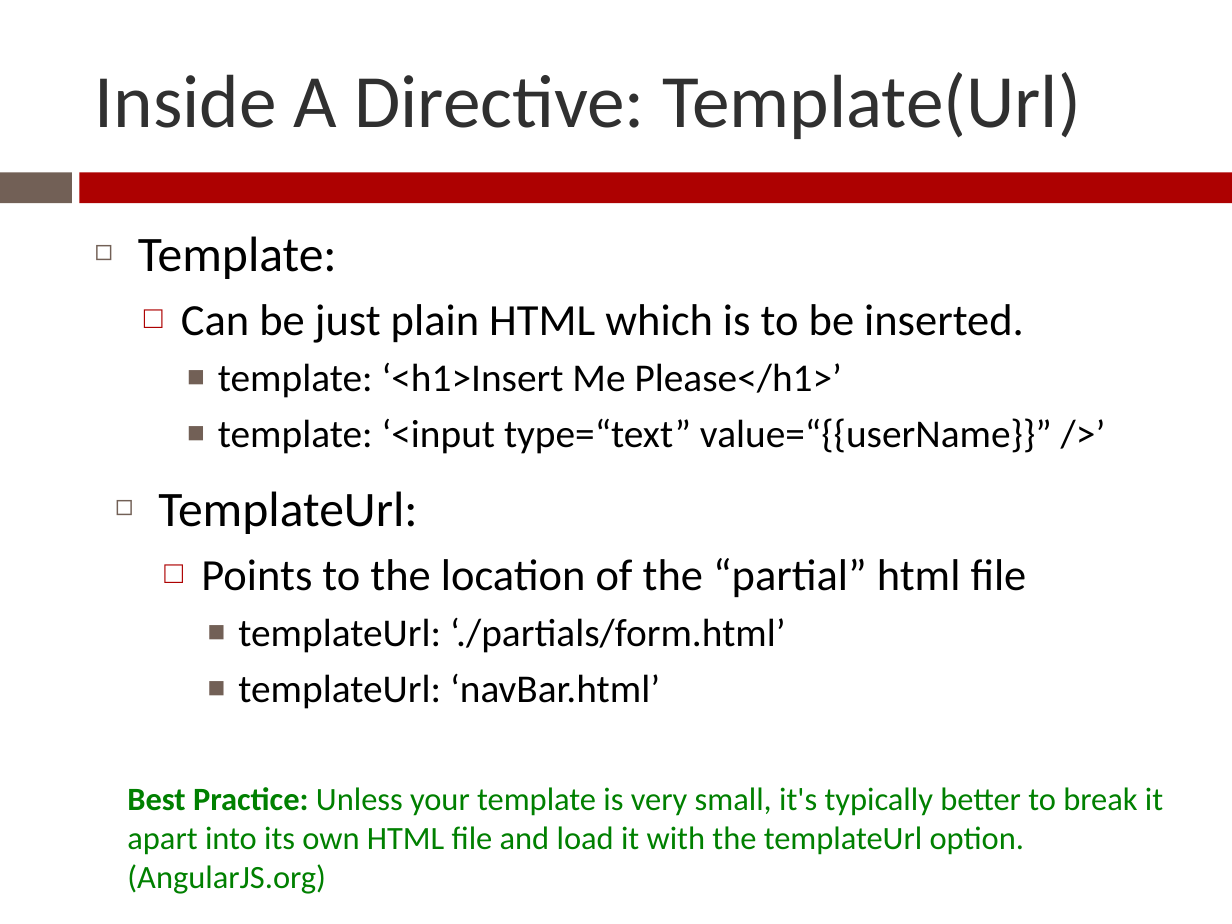
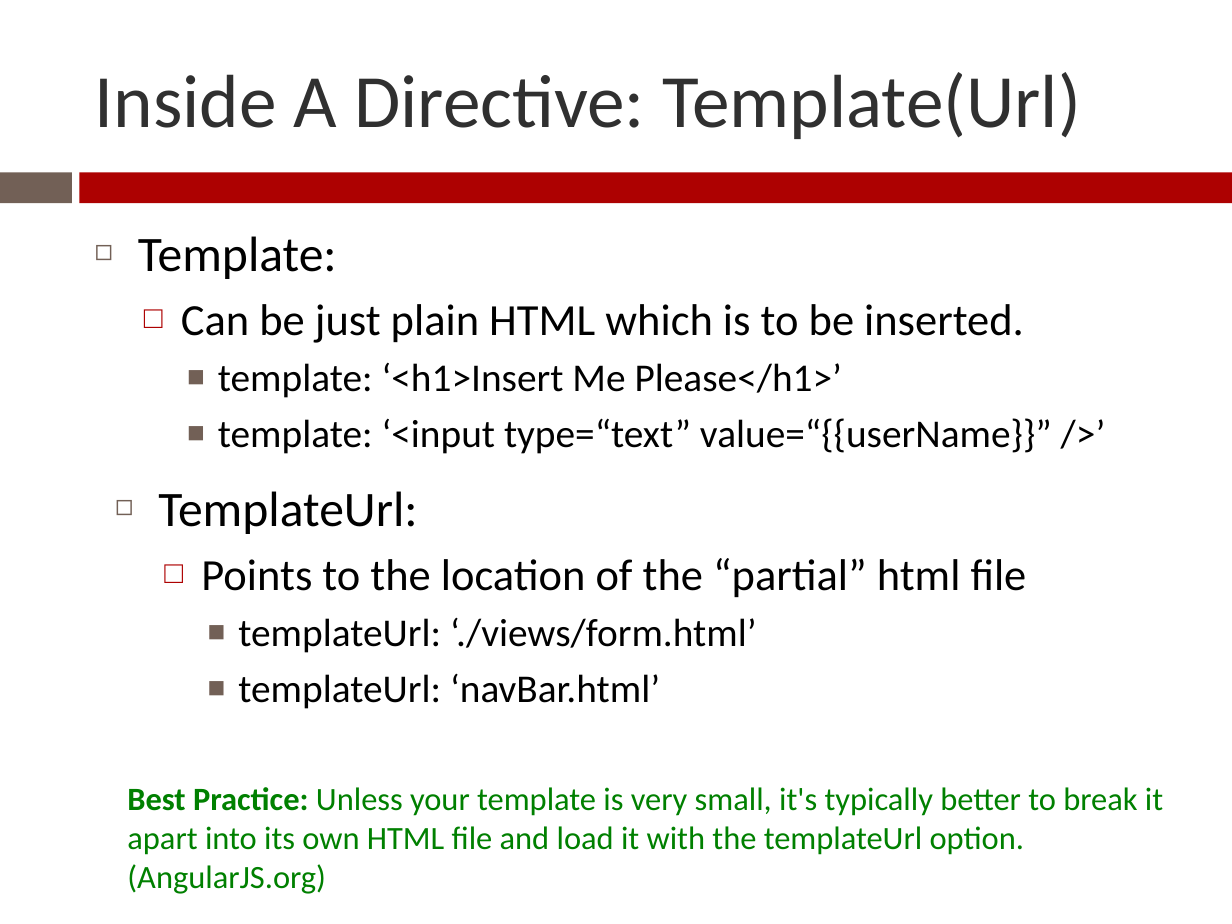
Before and after one commit to Zenitram-Oriaj/AngularJS_Directives, a slide deck: slide 14 of presentation/ajs_dir_presentation.pptx. Drawn at 1232x924 pixels with LibreOffice and Linux fonts; fonts in the diff are those of the drawing. Boxes give left, top, right and bottom in pixels: in the first picture for what was removed or moved away, otherwise in the second. Text is boxed around its words. In the diff, an @@ line names an element or a change of style, - is before the commit and + after.

```diff
--- a/presentation/ajs_dir_presentation.pptx
+++ b/presentation/ajs_dir_presentation.pptx
@@ text at (238,617,757,653): text changed @@
-    ■ templateUrl: ‘./partials/form.html’
+    ■ templateUrl: ‘./views/form.html’
```
Also in this commit, not shown: 2 other slides changed, 10 other files.
